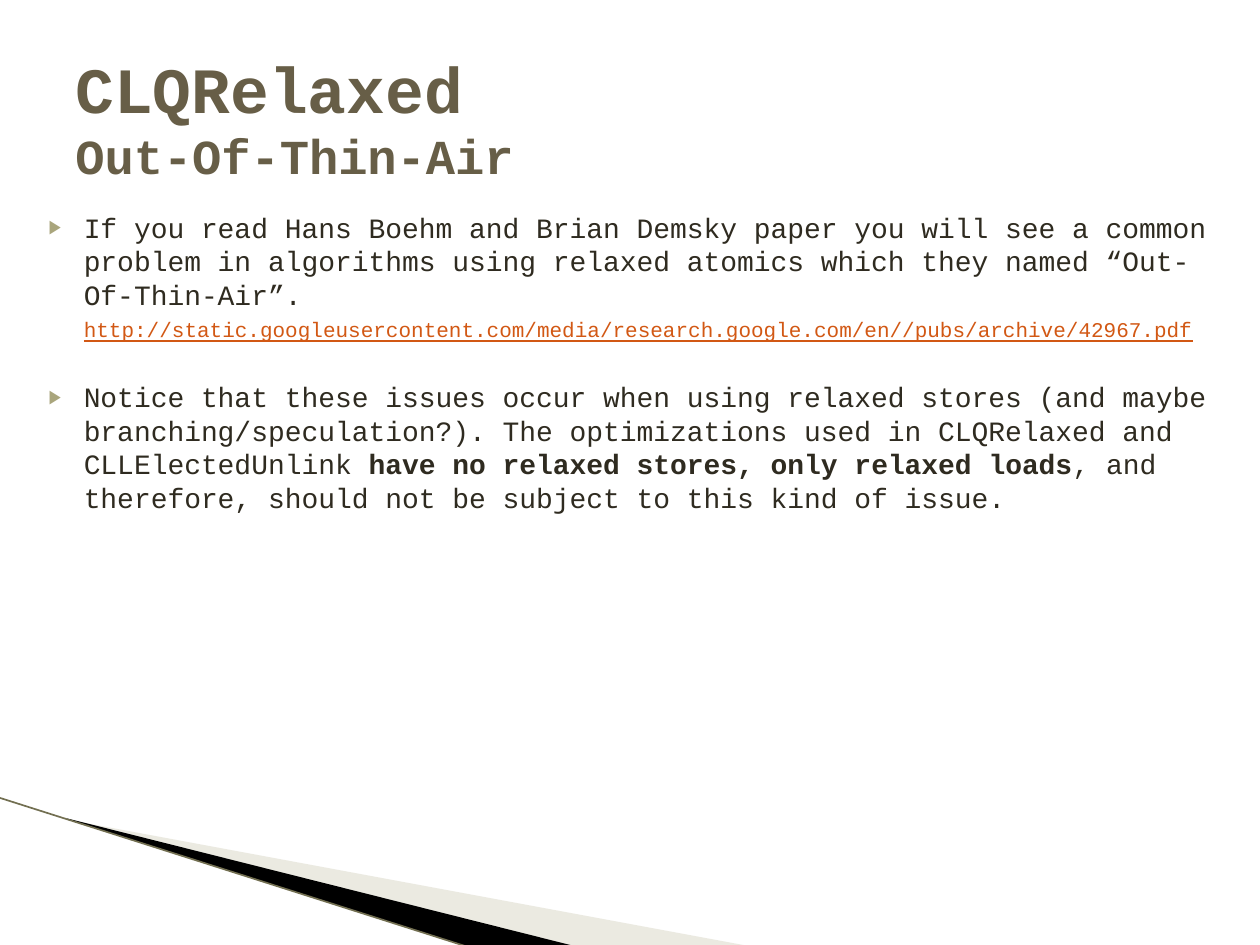
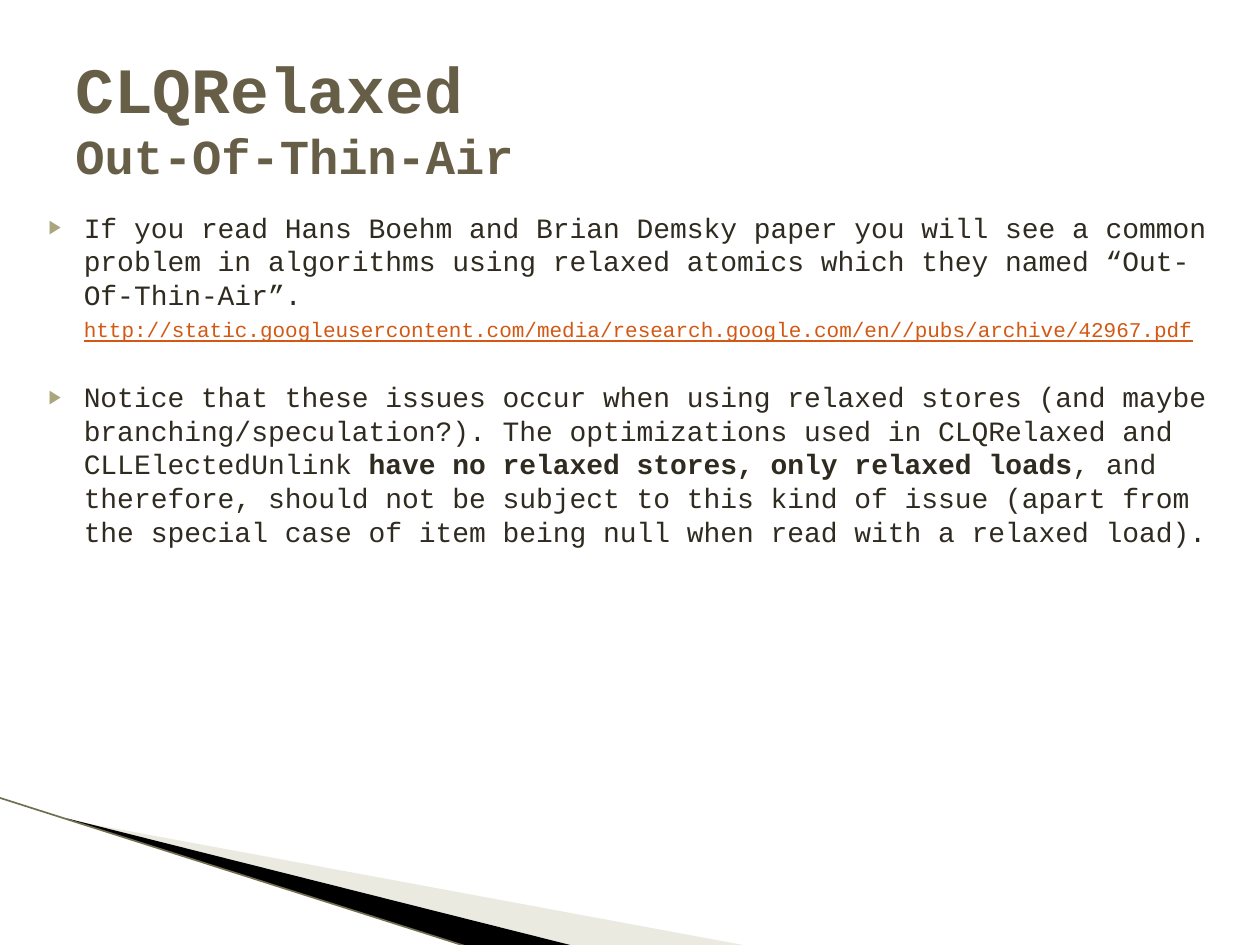
Before and after one commit to pramalhe/ConcurrencyFreaks, a slide deck: slide 16 of Presentations/ConcurrentLinkedQueueRelaxed.pptx. Drawn at 1260x945 pixels with LibreOffice and Linux fonts; fonts in the diff are those of the drawing; background and template pictures are left out. Boxes give left, top, right and bottom in pixels: in the first picture for what was removed or moved away, otherwise in the second. Text is boxed around its words. In the diff, an @@ line names an element or a change of style, - is before the commit and + after.

Commit message:
Added back acquire load of item

```diff
--- a/Presentations/ConcurrentLinkedQueueRelaxed.pptx
+++ b/Presentations/ConcurrentLinkedQueueRelaxed.pptx
@@ text at bbox=[84, 387, 1207, 548]: text changed @@
-▶ Notice that these issues occur when using relaxed stores (and maybe branching/speculation?). The optimizations used in CLQRelaxed and CLLElectedUnlink have no relaxed stores, only relaxed loads, and therefore, should not be subject to this kind of issue.
+▶ Notice that these issues occur when using relaxed stores (and maybe branching/speculation?). The optimizations used in CLQRelaxed and CLLElectedUnlink have no relaxed stores, only relaxed loads, and therefore, should not be subject to this kind of issue (apart from the special case of item being null when read with a relaxed load).
```
Also in this commit, not shown: 3 other slides changed, 2 slides added, 2 other files.
